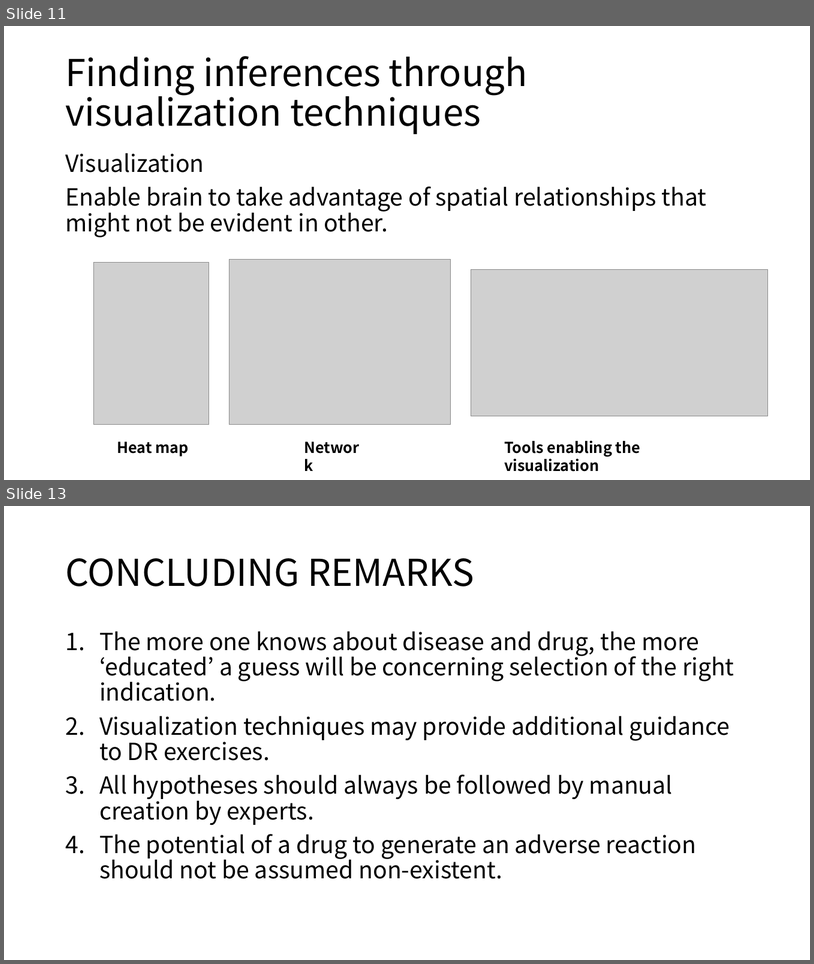
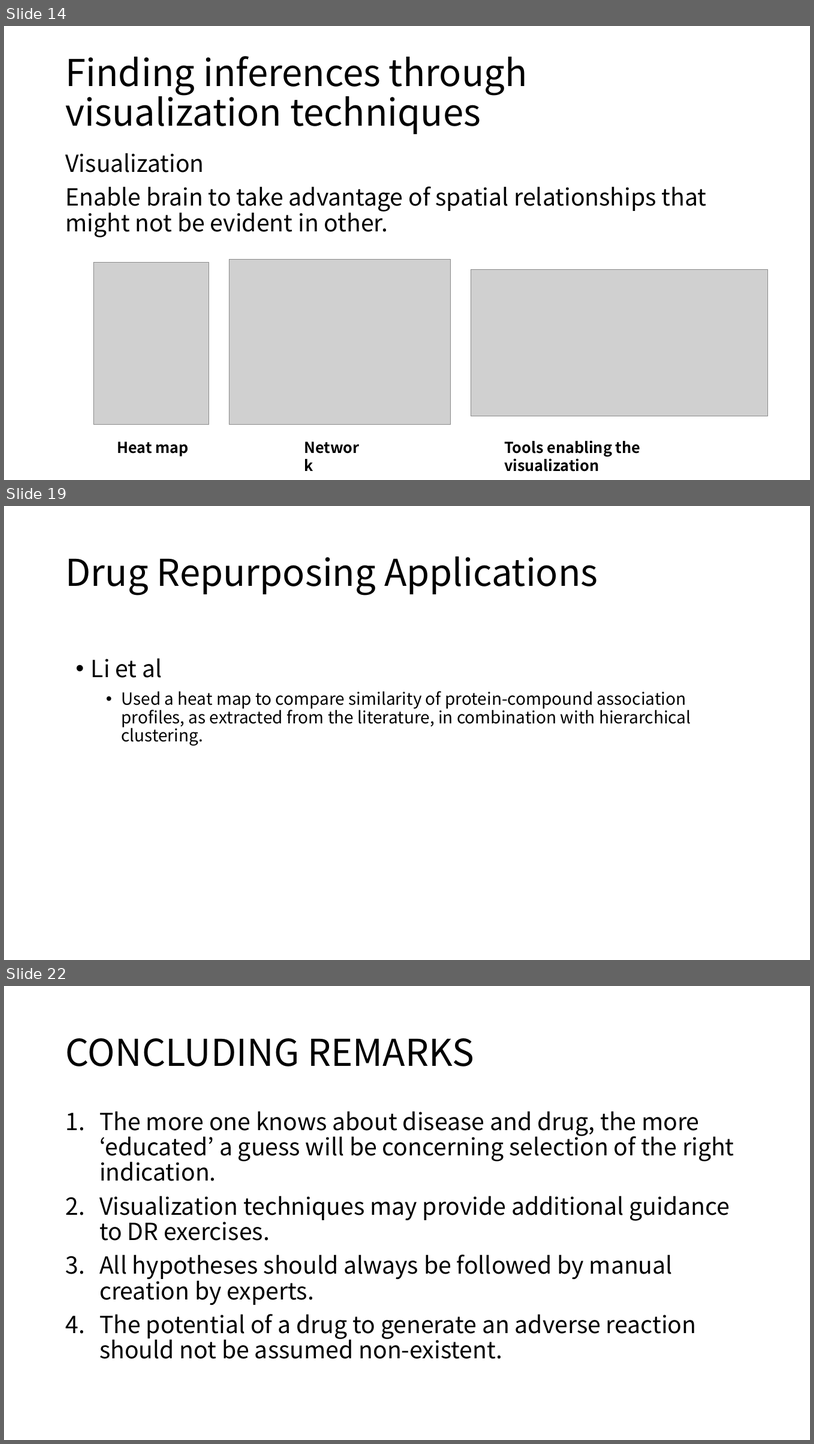
Before and after one commit to moklise/TIL, a slide deck: Review/[3] Literature mining, ontologies and information visualization for drug repurposing/Literature mining, ontologies and information visualization for.pptx. Shown one above the other, each under a label of ours: slides 11 and 13 before the commit, slides 14, 19 and 22 after it; the slides between them are not shown. The pictures are 814x964 and 814x1444 pixels, drawn with LibreOffice and Linux fonts; fonts in the diff are those of the drawing; grey boxes stand for pictures. Boxes give left, top, right and bottom in pixels: in the first picture for what was removed or moved away, otherwise in the second. Text is boxed around its words. In the diff, an @@ line names an element or a change of style, - is before the commit and + after.

Commit message:
[Publication Review] Literature mining, ontologies and information visualization for drug repurposing added PPT

```diff
--- a/Review/[3] Literature mining, ontologies and information visualization for drug repurposing/Literature mining, ontologies and information visualization for.pptx
+++ b/Review/[3] Literature mining, ontologies and information visualization for drug repurposing/Literature mining, ontologies and information visualization for.pptx
@@ slide 19 added at (4, 506, 810, 960), background #FFFFFF @@
@@ title added at (65, 556, 599, 595), 44 pt, text #000000 @@
+Drug Repurposing Applications
@@ text added at (91, 658, 691, 745), 20 pt, text #000000 @@
+• Li et al
+    • Used a heat map to compare similarity of protein-compound association profiles, as extracted from the literature, in combination with hierarchical clustering.
@@ what was slide 11 is now slide 14 @@
@@ what was slide 13 is now slide 22 @@
```
Also in this commit, not shown: 9 other slides added, 1 other file.
